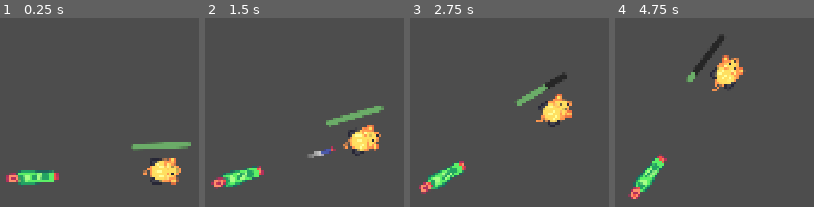
Above: before the commit, frames 1-4 (left to right).
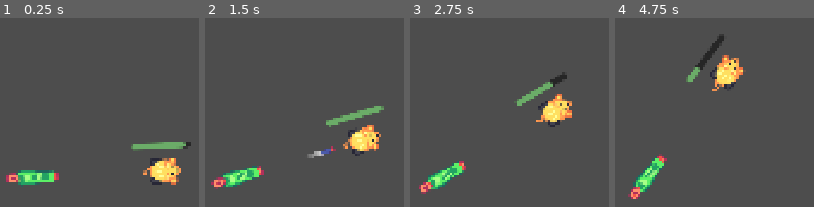
Above: after the commit, the same moments.

Repository: LanceLiang2011/M11.tower-defense_workbook
Game: Godot game, scene res://turrets/weapons/simple_cannon.tscn
Same seed, same stepped clock (60 frames per second), same inputs: the game is played once before the commit and once after it.
Inputs (mouse positions are in pixels of both pictures, inside the frame that each line leads up to):
- Up to frame 1 (0.25 s): no input
- Up to frame 2 (1.5 s): tap Enter at 0.5 s; move the mouse to (outside the picture) at 0.52 s; tap Z at 0.6, 1.35 s; click (outside the picture) at 0.67 s; tap Space at 0.77 s; move the mouse to (outside the picture) at 1.27 s; click (outside the picture) at 1.42 s
- Up to frame 3 (2.75 s): tap Space at 1.52 s; move the mouse to (521, 78) at 2.02 s; tap Z at 2.1 s; click (521, 78) at 2.17 s
- Up to frame 4 (4.75 s): move the mouse to (outside the picture) at 2.77 s; tap Z at 2.85, 3.6, 4.35 s; click (outside the picture) at 2.92 s; tap Space at 3.02, 3.77, 4.52 s; move the mouse to (outside the picture) at 3.52 s; click (outside the picture) at 3.67 s; move the mouse to (outside the picture) at 4.27 s; click (outside the picture) at 4.42 s

The runs differ from the first frame. In frame 1, 0.1% of the frame differs, in the area x 91-96%, y 65-70%; in frame 2, nothing differs; in frame 3, 0.1%, in the area x 67-72%, y 33-39%; in frame 4, 0.1%.

Commit message:
Refactor Mob class to improve health management and integrate tweening for health bar updates; update SimpleRocket to use a variable for damage instead of a magic number

Diff:
--- a/mobs/mob.gd
+++ b/mobs/mob.gd
@@ -1,5 +1,8 @@
 @icon("res://icons/icon_mob.svg")
 class_name Mob extends Area2D
+
+
+var _tween: Tween = null
 
 var max_health: float = 100
 
@@ -12,7 +15,11 @@
 		_health = clamp(value, 0, max_health)
 
 		if _health_bar:
-			_health_bar.value = _health
+			if _tween:
+				_tween.kill() # Stop any previous tween
+
+			_tween = create_tween()
+			_tween.tween_property(_health_bar, "value", _health, 0.3)
 
 		if _health <= 0:
 			_die()
--- a/mobs/mob.tscn
+++ b/mobs/mob.tscn
@@ -42,5 +42,6 @@
 rotation = 0.0002959
 theme_override_styles/background = SubResource("StyleBoxFlat_bteyy")
 theme_override_styles/fill = SubResource("StyleBoxFlat_fgbma")
+step = 0.0
 value = 50.0
 show_percentage = false
--- a/turrets/weapons/projectiles/simple_rocket.gd
+++ b/turrets/weapons/projectiles/simple_rocket.gd
@@ -2,6 +2,7 @@
 
 @export var speed: float = 350.0
 @export var max_distance: float = 1000.0
+@export var damage: float = 20.0
 
 var _traveled_distance: float = 0.0
 
@@ -40,6 +41,6 @@
 	if other is Mob:
 		var mob: Mob = other as Mob
 
-		mob.take_damage(20) # TODO: Remove magic number, use a variable for damage
+		mob.take_damage(damage)
 
 		explode()
